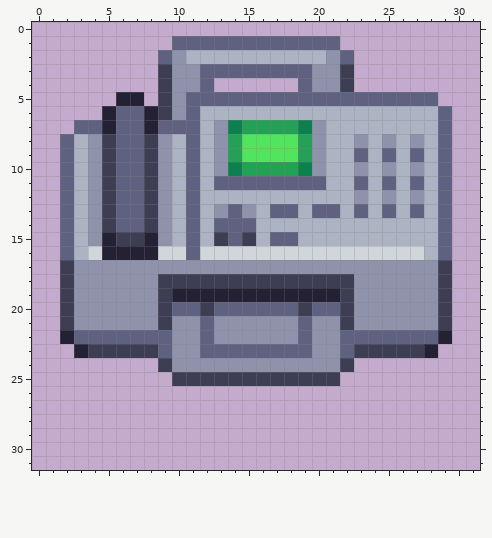
Pixel-art sprite: Resources/Textures/Structures/Machines/fax_machine.rsi/icon.png. Above, as it was before the edit.
The file is 32x32 pixels.
After:
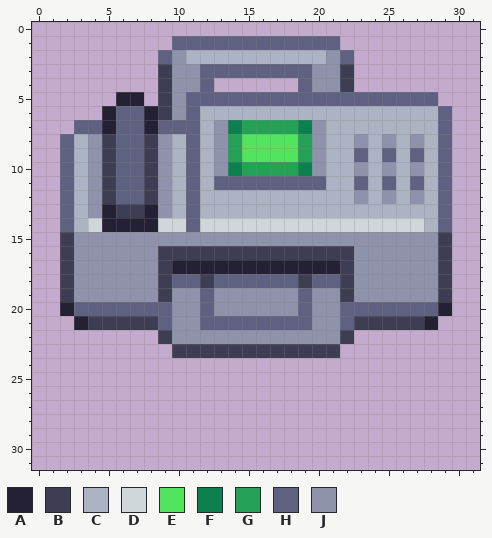
Palette (. is transparent): A #232133  B #3d3d54  C #acb3c2  D #cfd7da  E #50e55d  F #0d8050  G #24a157  H #5e6180  J #8e92ab
Difference:
y 13: x 5..8 BHHB -> ABBA; x 13..15 JHJ -> CCC; x 17..18 HH -> CC; x 20..21 HH -> CC; x 23 H -> C; x 25 H -> C; x 27 H -> C
y 14: x 4..10 JBHHBJC -> DAAAADD; x 12..27 CHHHCCCCCCCCCCCC -> DDDDDDDDDDDDDDDD
y 15: x 2..3 HC -> BJ; x 5..8 ABBA -> JJJJ; x 10..29 CHCBHBCHHCCCCCCCCCCH -> JJJJJJJJJJJJJJJJJJJB
y 16: x 2..29 HCDAAAADDHDDDDDDDDDDDDDDDDCH -> BJJJJJJBBBBBBBBBBBBBBJJJJJJB
y 17: x 9..22 JJJJJJJJJJJJJJ -> BAAAAAAAAAAAAB
y 18: x 10..11 BB -> HH; x 13..18 BBBBBB -> HHHHHH; x 20..21 BB -> HH
y 19: x 10..21 AAAAAAAAAAAA -> JJHJJJJJJHJJ
y 20: x 2..29 BJJJJJJBHHBHHHHHHBHHBJJJJJJB -> AHHHHHHHJJHJJJJJJHJJHHHHHHHA
y 21: x 2..9 BJJJJJJB -> .ABBBBBH; x 13..18 JJJJJJ -> HHHHHH; x 22..29 BJJJJJJB -> HBBBBBA.
y 22: x 2..9 AHHHHHHH -> .......B; x 12 H -> J; x 19 H -> J; x 22..29 HHHHHHHA -> B.......
y 23: x 3..28 ABBBBBHJJHHHHHHHHJJHBBBBBA -> .......BBBBBBBBBBBB.......
y 24: x 9..22 BJJJJJJJJJJJJB -> ..............
y 25: x 10..21 BBBBBBBBBBBB -> ............
Changed places in both pictures, as pixel boxes (x1, y1, x2, y2):
changed: (60, 204, 452, 386)
